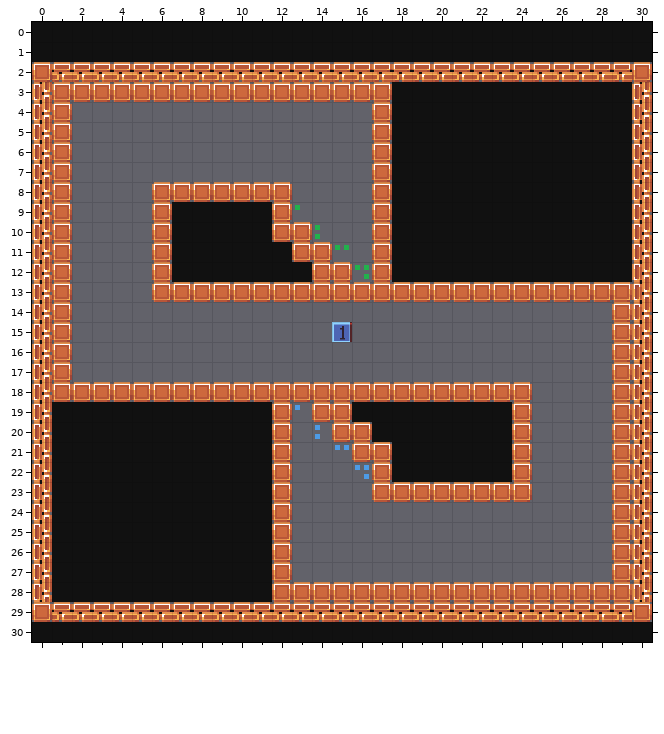
Two versions of a level (Tiled map (JSON), games/Phaser-Snake-Game/public/assets/Tiled/Racing_Stage-04_Dark.json). The picture above is the old version.
Cells are 24x24 px. Shown: x 0..30, y 0..30.
Once edited:
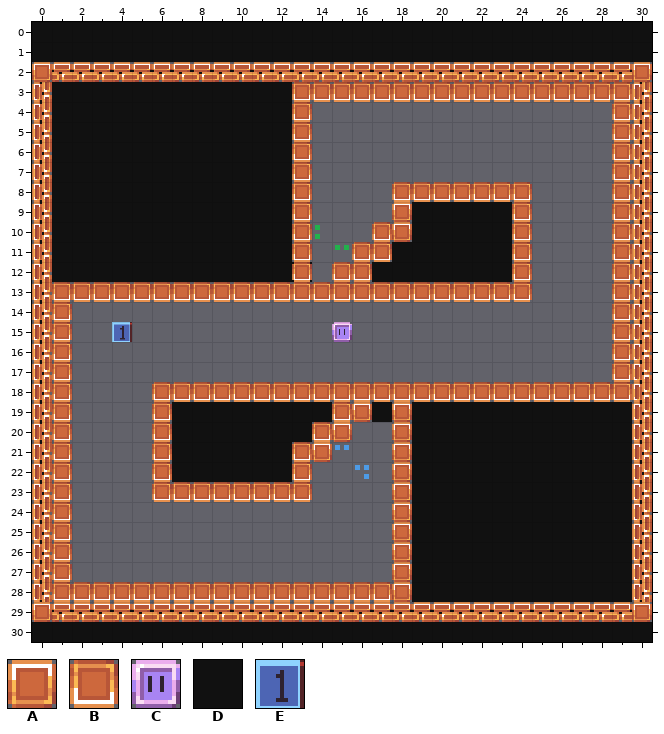
Key: from "tileSheetx24": A 4, B 4 flipped up-down, C 8, D 99, E 640.
_ is an empty cell, . an unchanged one.
Tiles of an added or newly shown layer are drawn over the layers below it.
The commit says: Added dark flag and custom snake head spawn location
Change:
--- layer "Wall_1" (now hidden)
@@ x 1..29 @@
- 3 AAAAAAAAAAAAAAAAADDDDDDDDDDDD
- 4 A...............ADDDDDDDDDDDD
- 5 A...............ADDDDDDDDDDDD
- 6 A...............ADDDDDDDDDDDD
- 7 A...............ADDDDDDDDDDDD
- 8 A....AAAAAAA....ADDDDDDDDDDDD
- 9 A....A.....A....AD.....DDDDDD
-10 A....A.....AA...AD.....DDDDDD
-11 A....A......AA..A......DDDDDD
-12 A....A.......AA.A......DDDDDD
-13 A....AAAAAAAAAAAAAAAAAAAAAAAA
-14 A...........................A
-15 A...........................A
-16 A...........................A
-17 A...........................A
-18 AAAAAAAAAAAAAAAAAAAAAAAA....A
-19 DDDDDD.....A.AAD.D.....A....A
-20 DDDDDD.....A...ADD.....A....A
-21 DDDDDD.....A...AAD.....A....A
-22 DDDDDD.....A....AD.....A....A
-23 DDDDDDDDDDDA....A.AAAAAA....A
-24 DDDDDDDDDDDA................A
-25 DDDDDDDDDDDA................A
-26 DDDDDDDDDDDA................A
-27 DDDDDDDDDDDA................A
-28 DDDDDDDDDDDAAAAAA.AAAAAAAAAAA
+ 3 _____________________________
+ 4 _..............._____________
+ 5 _..............._____________
+ 6 _..............._____________
+ 7 _..............._____________
+ 8 _...._______...._____________
+ 9 _...._....._....__.....______
+10 _...._.....__...__.....______
+11 _...._......__.._......______
+12 _...._.......__._......______
+13 _....________________________
+14 _..........................._
+15 _..........................._
+16 _..........................._
+17 _..........................._
+18 ________________________...._
+19 ______....._.___._....._...._
+20 ______....._...___....._...._
+21 ______....._...___....._...._
+22 ______....._....__....._...._
+23 ____________...._.______...._
+24 ____________................_
+25 ____________................_
+26 ____________................_
+27 ____________................_
+28 _________________.___________
--- layer "Wall_2" (now shown)
@@ x 1..29 @@
- 3 _____________________________
- 4 _____________..............._
- 5 _____________..............._
- 6 _____________..............._
- 7 _____________..............._
- 8 _____________...._______...._
- 9 ______.....__...._....._...._
-10 ______.....__...__....._...._
-11 ______......_..__......_...._
-12 ______......_.___......_...._
-13 ________________________...._
-14 _..........................._
-15 _............._............._
-16 _..........................._
-17 _..........................._
-18 _....________________________
-19 _...._....._____._.....______
-20 _...._.....___..._.....______
-21 _...._.....___..._.....______
-22 _...._.....__...._.....______
-23 _....________.....___________
-24 _................____________
-25 _................____________
-26 _................____________
-27 _................____________
-28 _________________.___________
+ 3 DDDDDDDDDDDDBBBBBBBBBBBBBBBBB
+ 4 DDDDDDDDDDDDB...............B
+ 5 DDDDDDDDDDDDB...............B
+ 6 DDDDDDDDDDDDB...............B
+ 7 DDDDDDDDDDDDB...............B
+ 8 DDDDDDDDDDDDB....BBBBBBB....B
+ 9 DDDDDD.....DB....A.....B....B
+10 DDDDDD.....DB...BA.....B....B
+11 DDDDDD......B..BB......B....B
+12 DDDDDD......B.BBD......B....B
+13 BBBBBBBBBBBBBBBBBBBBBBBB....B
+14 B...........................B
+15 B.............C.............B
+16 B...........................B
+17 B...........................B
+18 B....BBBBBBBBBBBBBBBBBBBBBBBB
+19 B....B.....DDDBA.A.....DDDDDD
+20 B....B.....DDB...A.....DDDDDD
+21 B....B.....DBA...A.....DDDDDD
+22 B....B.....DB....A.....DDDDDD
+23 B....BBBBBBBB.....DDDDDDDDDDD
+24 B................ADDDDDDDDDDD
+25 B................ADDDDDDDDDDD
+26 B................ADDDDDDDDDDD
+27 B................ADDDDDDDDDDD
+28 BBBBBBBBBBBBBBBBB.DDDDDDDDDDD
--- layer "Next"
@@ x 4..15 @@
-15 _..........E
+15 E.........._
Boxes around the changes in both pictures, in picture pixels (x1, y1, x2, y2):
changed: (52, 82, 632, 602)
